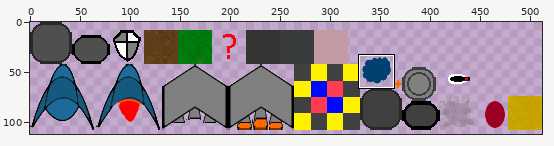
A sprite sheet gets an edit: client/assets/sprites.png. The picture above shows the old version from afar; the outline marks the close-up.
Close-up. Before:
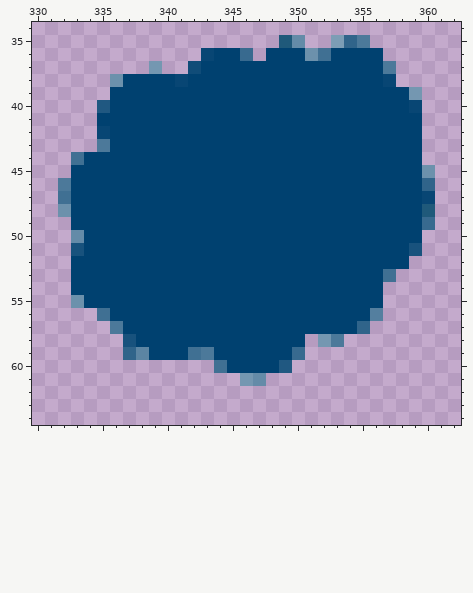
The file is 512x128 pixels. Colours within 5 levels of each other are drawn and written as one. Shown: x 330..362, y 34..64. The wide view leaves out empty margins. The commit also changed other parts of the picture, which this record leaves out.
Now the later version:
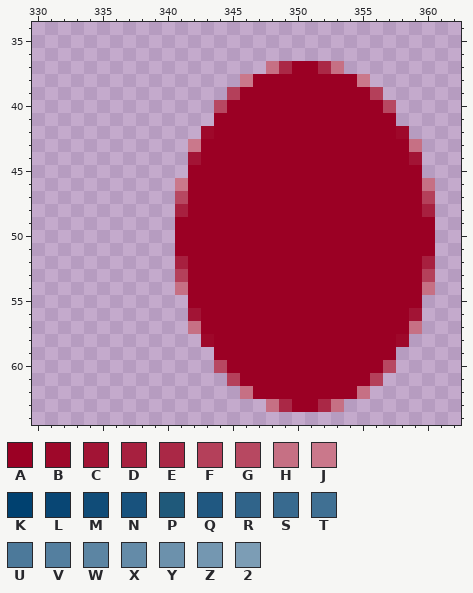
Palette (. is transparent): A #9b0024  B #9e082a  C #a21435  D #a7203f  E #aa2846  F #b4405a  G #b74861  H #c67084  J #ca788b  K #004170  L #084674  M #104c78  N #18527d  P #1f597a  Q #205881  R #30648a  S #386a8f  T #407093  U #4c799a  V #547f9f  W #5c85a3  X #648ba8  Y #6c91ac  Z #7497b1  2 #7c9db5
The exact change:
Changed rows in their new state; - is an unchanged pixel.
first column x 332:
35 -----------------..--...-----
36 -----------....-.........----
37 -------.--......HEAAEH....---
38 ----..........JAAAAAAAAJ..---
39 ----.........FAAAAAAAAAAF...-
40 ---.........GAAAAAAAAAAAAG..-
41 ---.........AAAAAAAAAAAAAA..-
42 ---........BAAAAAAAAAAAAAAB.-
43 ---.......JAAAAAAAAAAAAAAAAH-
44 -.........CAAAAAAAAAAAAAAAAC-
45 -.........AAAAAAAAAAAAAAAAAA.
46 .........JAAAAAAAAAAAAAAAAAAH
47 .........GAAAAAAAAAAAAAAAAAAF
48 .........DAAAAAAAAAAAAAAAAAAD
49 -........AAAAAAAAAAAAAAAAAAAA
50 -........AAAAAAAAAAAAAAAAAAAA
51 -........AAAAAAAAAAAAAAAAAAAA
52 -........DAAAAAAAAAAAAAAAAAAD
53 -........FAAAAAAAAAAAAAAAAAAF
54 -........HAAAAAAAAAAAAAAAAAAH
55 -.........AAAAAAAAAAAAAAAAAA-
56 ---.......CAAAAAAAAAAAAAAAAC-
57 ----......HAAAAAAAAAAAAAAAAH-
58 -----......BAAAAAAAAAAAAAAB--
59 -----.......AAAAAAAAAAAAAA---
60 ------------GAAAAAAAAAAAAG---
61 -------------FAAAAAAAAAAF----
62 --------------HAAAAAAAAH-----
63 ----------------HEAAEH-------
Changed places in both close-ups, as pixel boxes (x1, y1, x2, y2):
changed: (58, 35, 435, 412)
